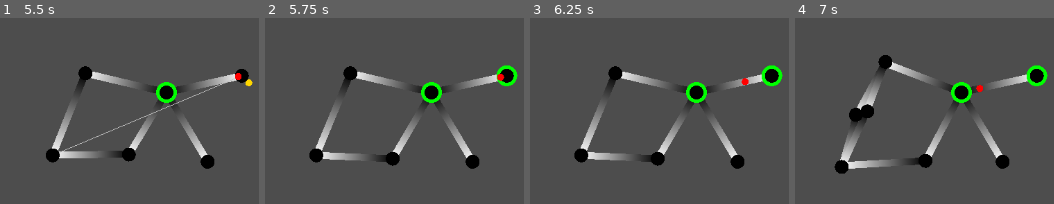
Above: before the commit, frames 1-4 (left to right).
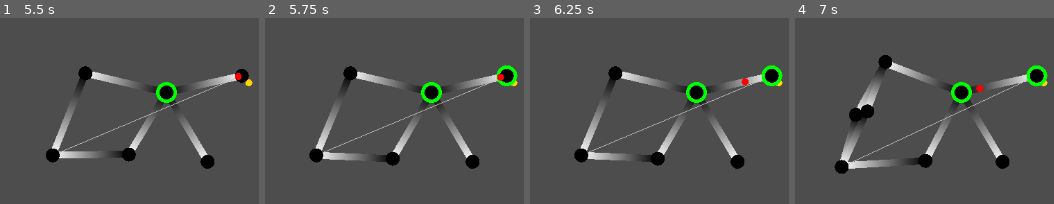
Above: after the commit, the same moments.

Repository: nsk20/PCG-Dungeons
Game: Godot game, scene res://Dungeon.tscn
Two runs of this game, one before a commit and one after it. Both use one fixed random seed, a clock stepped at 60 frames per second and the inputs below.
Inputs (mouse positions are in pixels of both pictures, inside the frame that each line leads up to):
- Up to frame 1 (5.5 s): tap Enter at 0.5 s; move the mouse to (outside the picture) at 0.52 s; click (outside the picture) at 0.67 s; tap Space (ui_select) at 0.77, 2.75, 3.77 s; drag from (7, 114) to (126, 181) at 1.27 s; move the mouse to (outside the picture) at 2.02 s; click (outside the picture) at 2.17 s; drag from (126, 181) to (outside the picture) at 2.77 s; move the mouse to (outside the picture) at 3.52 s; click (outside the picture) at 3.67 s; drag from (outside the picture) to (outside the picture) at 4.27 s; move the mouse to (207, 92) at 5.02 s; click (207, 92) at 5.17 s
- Up to frame 2 (5.75 s): no input
- Up to frame 3 (6.25 s): drag from (outside the picture) to (537, 114) at 5.77 s
- Up to frame 4 (7 s): tap Enter at 6.5 s; move the mouse to (outside the picture) at 6.52 s; click (outside the picture) at 6.67 s; tap Space (ui_select) at 6.77 s

Frame 1 is identical in both runs. In frame 2, 0.4% of the frame differs, in the area x 22-98%, y 33-73%; in frame 3, 0.4%; in frame 4, 0.5%, in the area x 20-98%, y 33-79%.

Commit message:
Add files via upload

Diff:
--- a/Ganesh/Mouseover.gd
+++ b/Ganesh/Mouseover.gd
@@ -3,6 +3,7 @@
 
 func _input(event):
 	if event is InputEventMouseButton and event.button_index==MOUSE_BUTTON_LEFT:
+		text=''
 		for zone in get_node('../TopoMap/Zones').get_children():
 			if (event.position-zone.global_position).length()<zone.radius:
 				zone.selected=true
@@ -14,7 +15,7 @@
 				text+='\t'
 				for i in zone.predecessors:
 					text+=i.zone_id+' '
-				text+='\n Successors:\n'
+				text+='\nSuccessors:\n'
 				text+='\t'
 				for i in zone.successors:
 					text+=i.zone_id+' '
--- /dev/null
+++ b/Ganesh/RoomGrid.gd
@@ -0,0 +1,26 @@
+class_name RoomGrid
+extends Node2D
+
+var expanded:bool=false
+var grid:Array
+var fill=.45
+
+func _draw():
+	if not expanded:
+		return
+	for a in range(grid.size()):
+		for b in range(grid[a].size()):
+			if grid[a][b]==0:
+				draw_rect(Rect2(Vector2(a*30,b*30),Vector2(30,30)),Color.WHITE,false)
+			if grid[a][b]==1:
+				draw_rect(Rect2(Vector2(a*30,b*30),Vector2(30,30)),Color.BLACK)
+func _ready():
+	grid=[]
+	for a in range(10):
+		var new_piece=[]
+		for b in range(10):
+			if randf()<fill:
+				new_piece.append(1)
+			else:
+				new_piece.append(0)
+		grid.append(new_piece)
--- a/Ganesh/Zone.gd
+++ b/Ganesh/Zone.gd
@@ -7,6 +7,7 @@
 var depth:int=0
 var dragging:bool=false
 var fixed=false
+var floorplan:RoomGrid=RoomGrid.new()
 var selected=false
 var key_zone:Zone=null
 var predecessors:Array[Zone]=[]
@@ -19,7 +20,7 @@
 func _draw():
 	if selected:
 		draw_circle(Vector2.ZERO,radius*1.7,Color.WHITE)
-	if key_zone and not key_zone.cleared:
+	if key_zone:
 		draw_line(Vector2.ZERO,key_zone.position-position,Color.GRAY)
 		draw_circle(key_zone.position-position+Vector2(10,10),radius*.5,Color.GOLD)
 	if cleared:
@@ -34,6 +35,10 @@
 				dragging=true
 		if dragging and not event.pressed:
 			dragging=false
+	if event is InputEventMouseButton and event.button_index==MOUSE_BUTTON_RIGHT and event.is_pressed():
+		if (event.position-global_position).length()<radius:
+			floorplan.expanded=not floorplan.expanded
+			floorplan.queue_redraw()
 	if event is InputEventMouseMotion and dragging:
 		position+=event.position-global_position
 func _process(delta):
@@ -41,7 +46,7 @@
 		fixed=true
 		if abs(position.x)>get_window().size.x*4/10 or abs(position.y)>get_window().size.y*4/10:
 			position+=position.direction_to(Vector2.ZERO).normalized()
-	if position.distance_to(Vector2.ZERO)>min(get_window().size.x/2,get_window().size.y/2):
+	if abs(position.x)>get_window().size.x*4/10 or abs(position.y)>get_window().size.y*4/10:
 		velocity+=position.direction_to(Vector2.ZERO).normalized()
 	update_position()
 	queue_redraw()
@@ -58,6 +63,7 @@
 		updated_depth.emit()
 func _ready():
 	_on_zone_updated_depth()
+	add_child(floorplan)
 func add_pred(other_zone:Zone):
 	if not other_zone in predecessors:
 		predecessors.append(other_zone)
